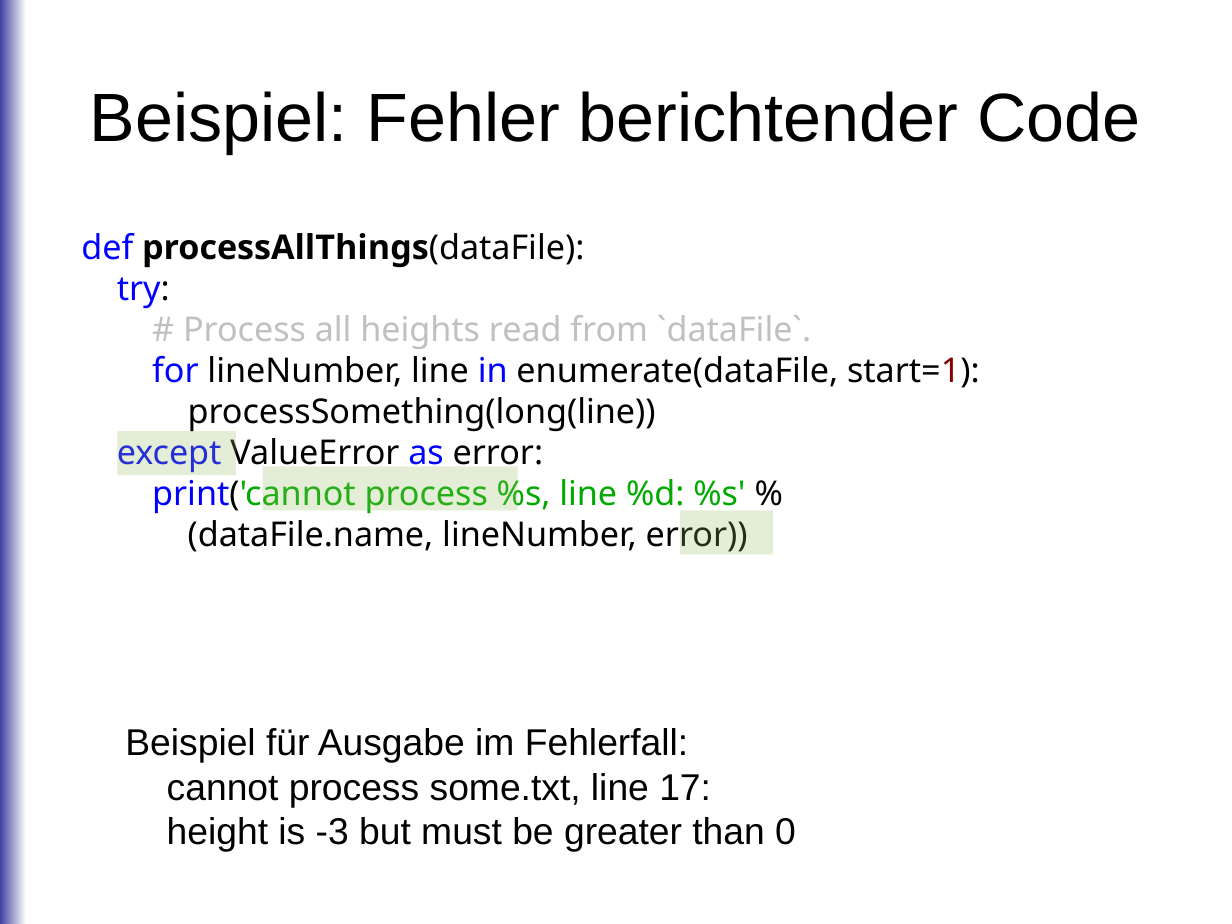
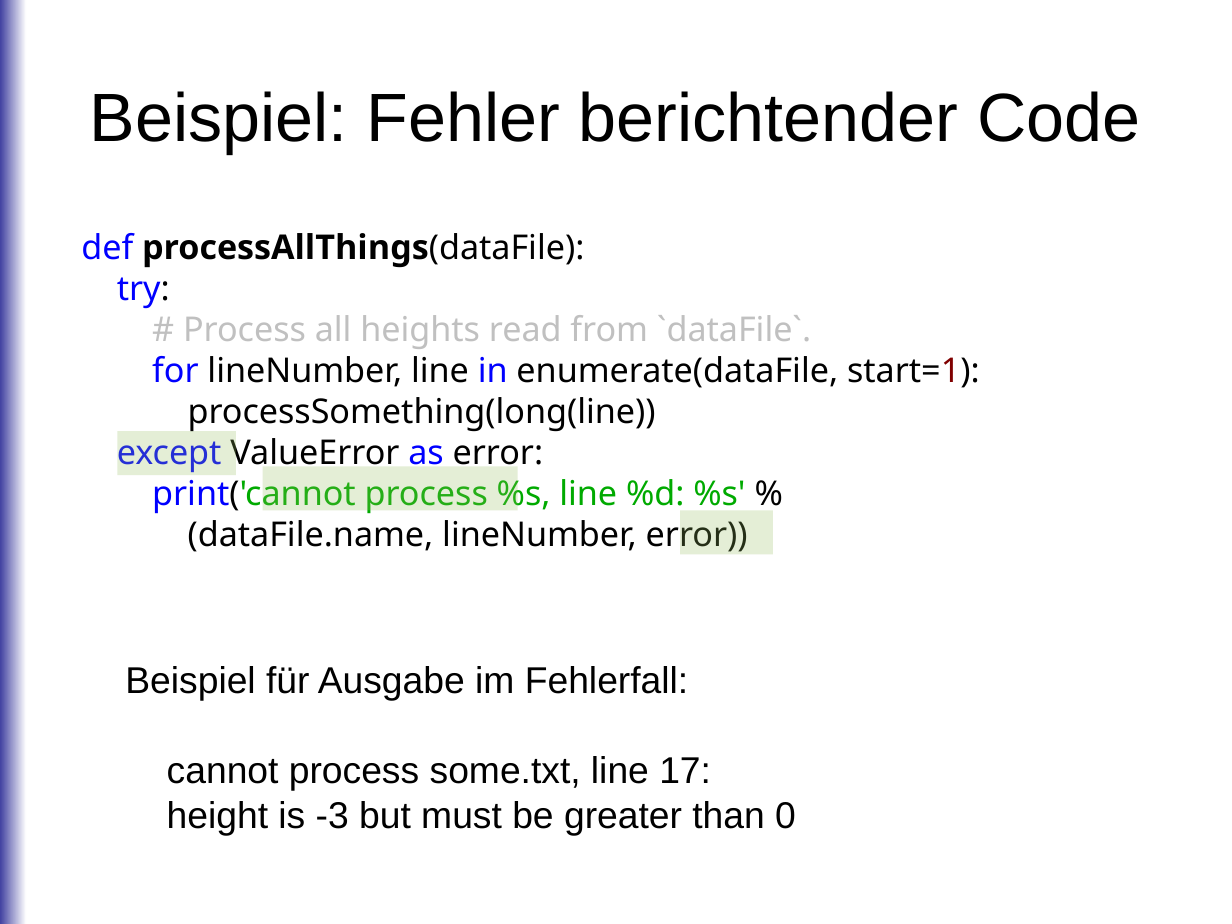
Before and after one commit to roskakori/talks, a slide deck: slide 33 of pygraz/errorhandling/Loesunsorientierte Fehlerbehandlung in Python.odp (slide 32 before the commit). Drawn at 1232x924 pixels with LibreOffice and Linux fonts; fonts in the diff are those of the drawing. Boxes give left, top, right and bottom in pixels: in the first picture for what was removed or moved away, otherwise in the second. Text is boxed around its words. In the diff, an @@ line names an element or a change of style, - is before the commit and + after.

```diff
--- a/pygraz/errorhandling/Loesunsorientierte Fehlerbehandlung in Python.odp
+++ b/pygraz/errorhandling/Loesunsorientierte Fehlerbehandlung in Python.odp
@@ text at [125,666,796,835]: text changed @@
-Beispiel für Ausgabe im Fehlerfall:
-cannot process some.txt, line 17:
-height is -3 but must be greater than 0
+Beispiel für Ausgabe im Fehlerfall:
+cannot process some.txt, line 17:
+height is -3 but must be greater than 0
```
Also in this commit, not shown: 13 other slides changed, 2 slides added, 3 other files.
